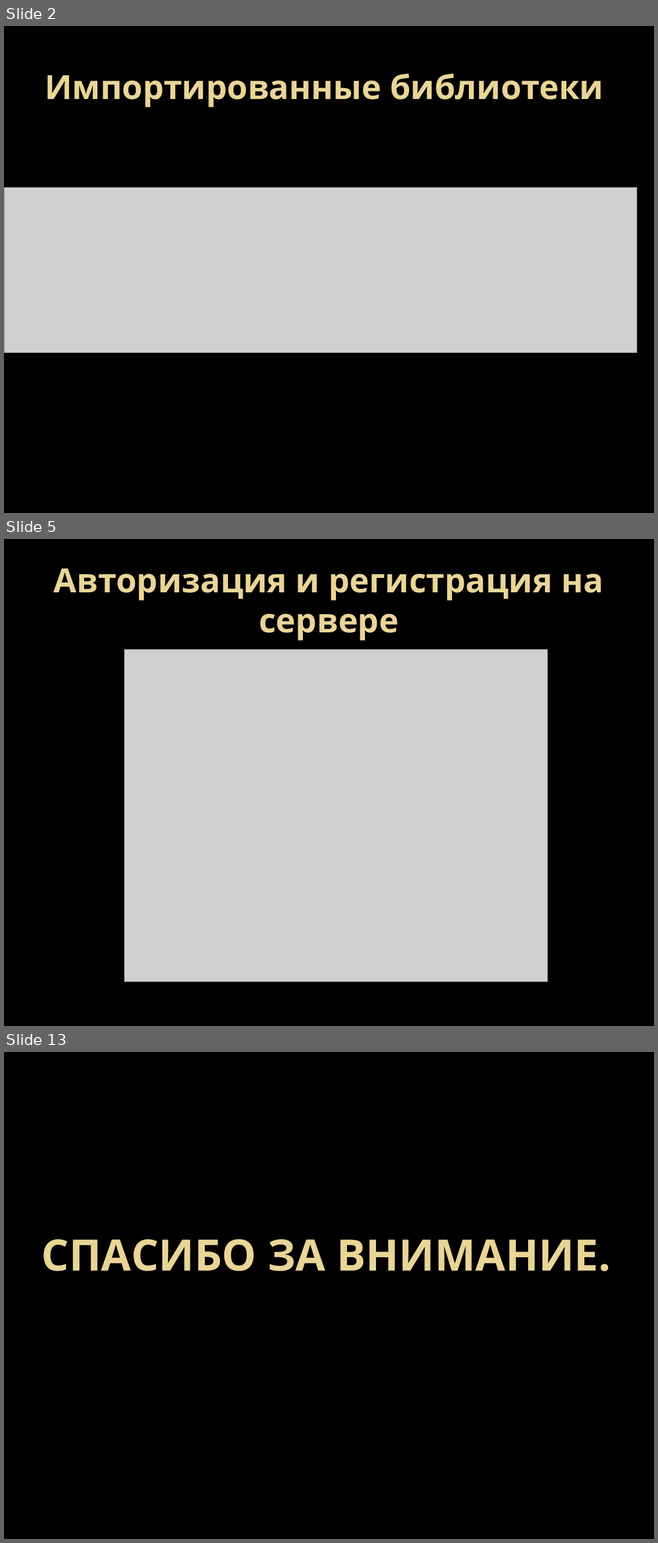
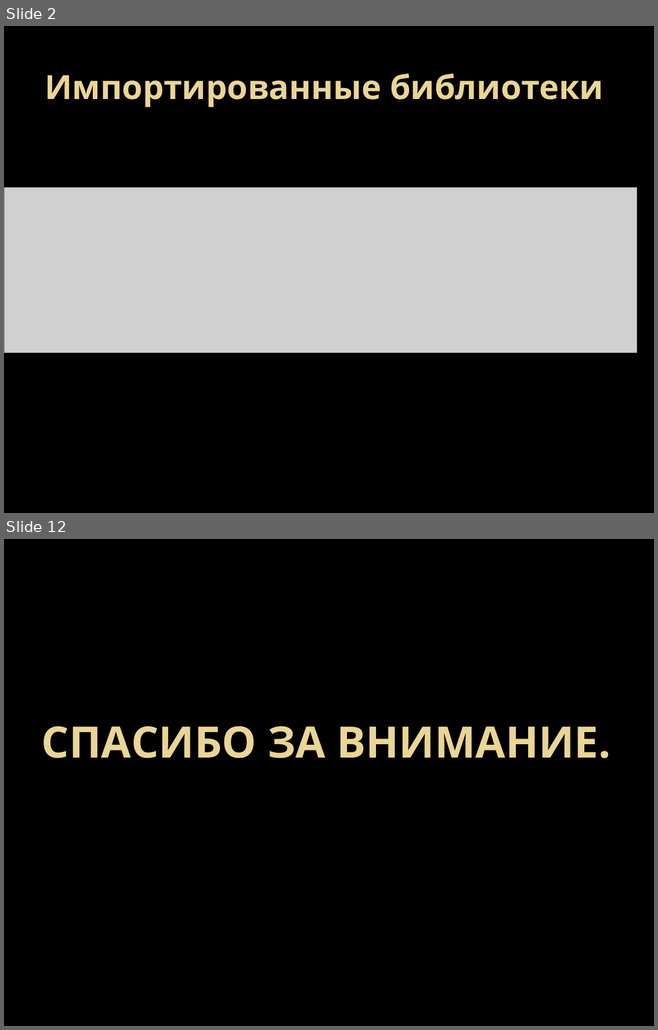
Before and after one commit to Kirill-Kuznetsov-git/online-shop, a slide deck: presentation.pptx. Shown one above the other, each under a label of ours: slides 2, 5 and 13 before the commit, slides 2 and 12 after it; the slides between them are not shown. The pictures are 658x1543 and 658x1030 pixels, drawn with LibreOffice and Linux fonts; fonts in the diff are those of the drawing; grey boxes stand for pictures; background and template pictures are left out. Boxes give left, top, right and bottom in pixels: in the first picture for what was removed or moved away, otherwise in the second. Text is boxed around its words. In the diff, an @@ line names an element or a change of style, - is before the commit and + after.

```diff
--- a/presentation.pptx
+++ b/presentation.pptx
@@ slide 5 removed at [4,539,654,1026], background picture (left out) @@
@@ title removed at [54,569,603,641] @@
-Авторизация и регистрация на сервере
@@ picture removed at [124,649,547,982] @@
@@ what was slide 13 is now slide 12 @@
```
Also in this commit, not shown: 2 slides changed, 7 slides added, 7 other slides removed.
